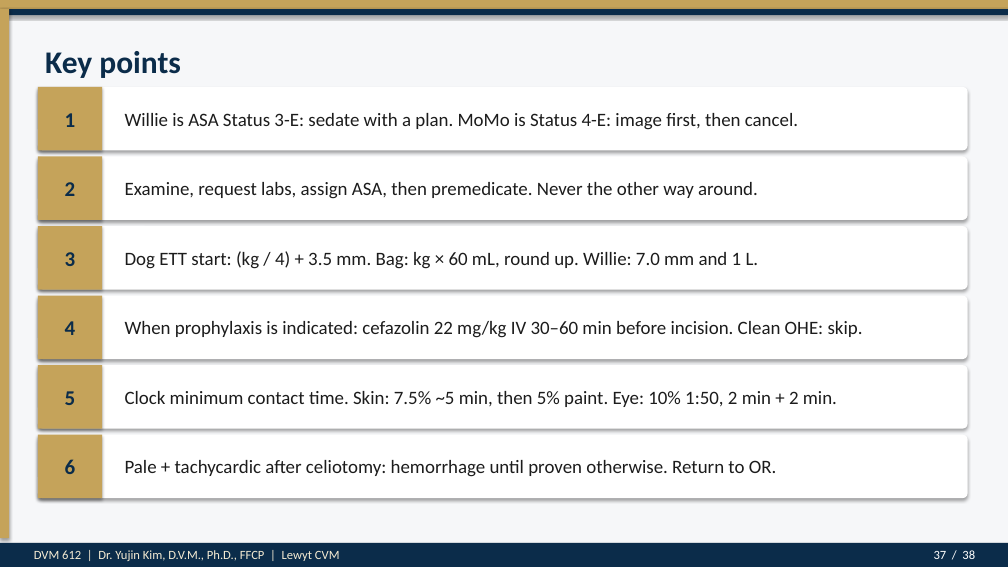
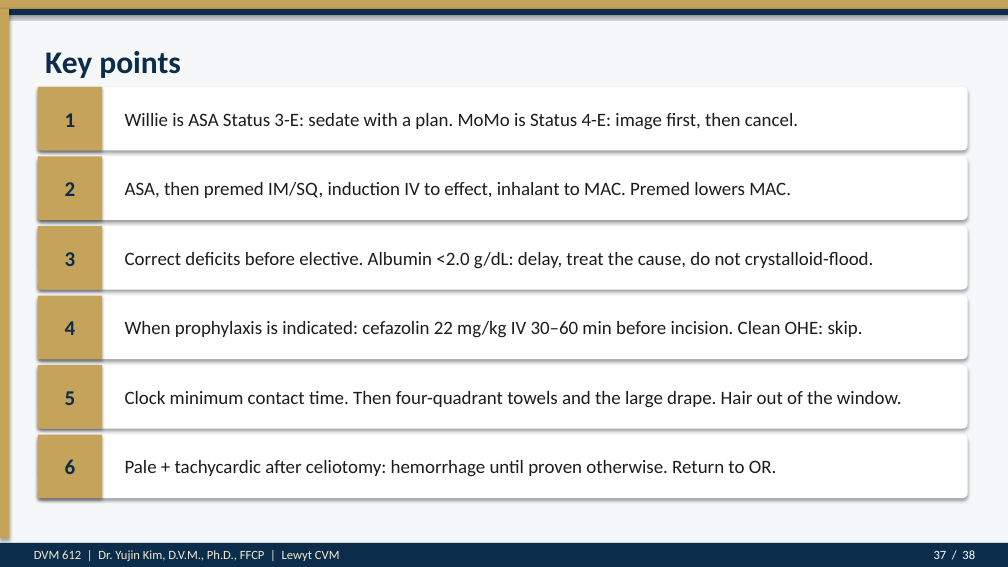
Before and after one commit to drkimvet/happycare, a slide deck: slide 37 of lectures/DVM-612_Week4_Preop_PatientPrep_Postop.pptx. Drawn at 1008x567 pixels with LibreOffice and Linux fonts; fonts in the diff are those of the drawing. Boxes give left, top, right and bottom in pixels: in the first picture for what was removed or moved away, otherwise in the second. Text is boxed around its words. In the diff, an @@ line names an element or a change of style, - is before the commit and + after.

```diff
--- a/lectures/DVM-612_Week4_Preop_PatientPrep_Postop.pptx
+++ b/lectures/DVM-612_Week4_Preop_PatientPrep_Postop.pptx
@@ text at bbox=[125, 182, 791, 198]: text changed @@
-Examine, request labs, assign ASA, then premedicate. Never the other way around.
+ASA, then premed IM/SQ, induction IV to effect, inhalant to MAC. Premed lowers MAC.
@@ text at bbox=[125, 252, 873, 269]: text changed @@
-Dog ETT start: (kg / 4) + 3.5 mm. Bag: kg × 60 mL, round up. Willie: 7.0 mm and 1 L.
+Correct deficits before elective. Albumin <2.0 g/dL: delay, treat the cause, do not crystalloid-flood.
@@ text at bbox=[125, 391, 902, 408]: text changed @@
-Clock minimum contact time. Skin: 7.5% ~5 min, then 5% paint. Eye: 10% 1:50, 2 min + 2 min.
+Clock minimum contact time. Then four-quadrant towels and the large drape. Hair out of the window.
```
Also in this commit, not shown: 10 other slides changed, 1 slide added, 1 slide removed, 2 other files.
